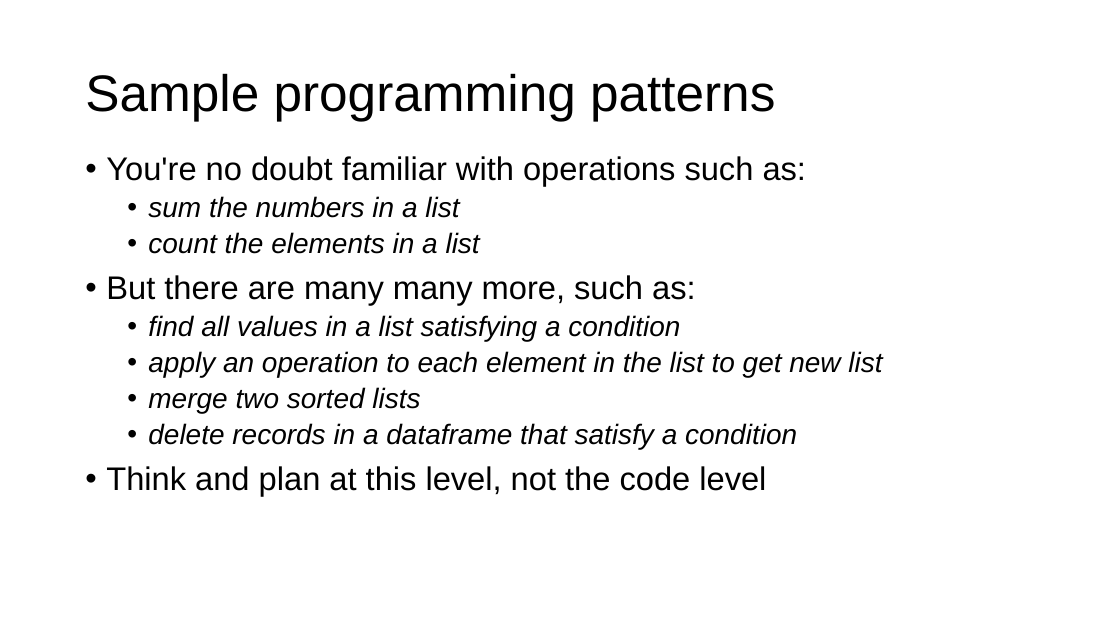
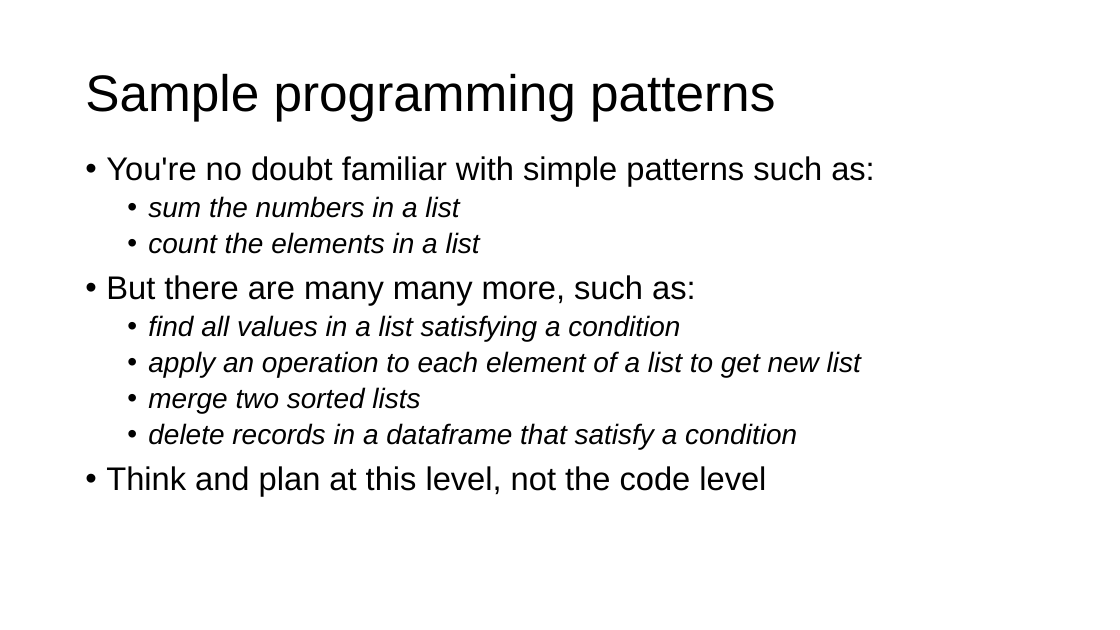
Before and after one commit to parrt/msds501, a slide deck: slide 5 of slides/programming-patterns.pptx. Drawn at 1120x630 pixels with LibreOffice and Linux fonts; fonts in the diff are those of the drawing; background and template pictures are left out. Boxes give left, top, right and bottom in pixels: in the first picture for what was removed or moved away, otherwise in the second. Text is boxed around its words. In the diff, an @@ line names an element or a change of style, - is before the commit and + after.

```diff
--- a/slides/programming-patterns.pptx
+++ b/slides/programming-patterns.pptx
@@ text at <box>106,156,874,186</box>: text changed @@
-• You're no doubt familiar with operations such as:
+• You're no doubt familiar with simple patterns such as:
@@ text at <box>148,351,861,377</box>: text changed @@
-  • apply an operation to each element in the list to get new list
+  • apply an operation to each element of a list to get new list
```
Also in this commit, not shown: 6 other slides changed, 4 slides added, 3 slides removed.
